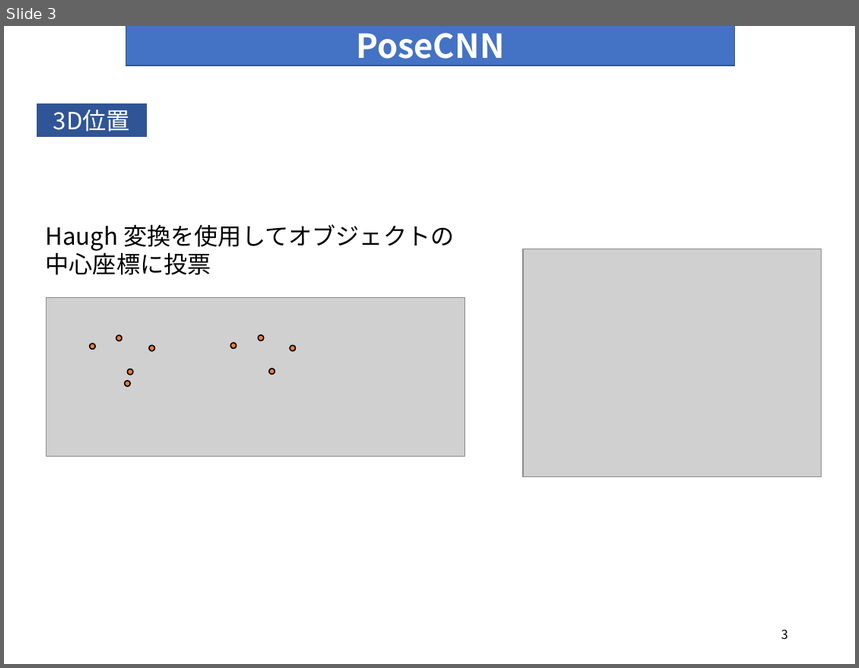
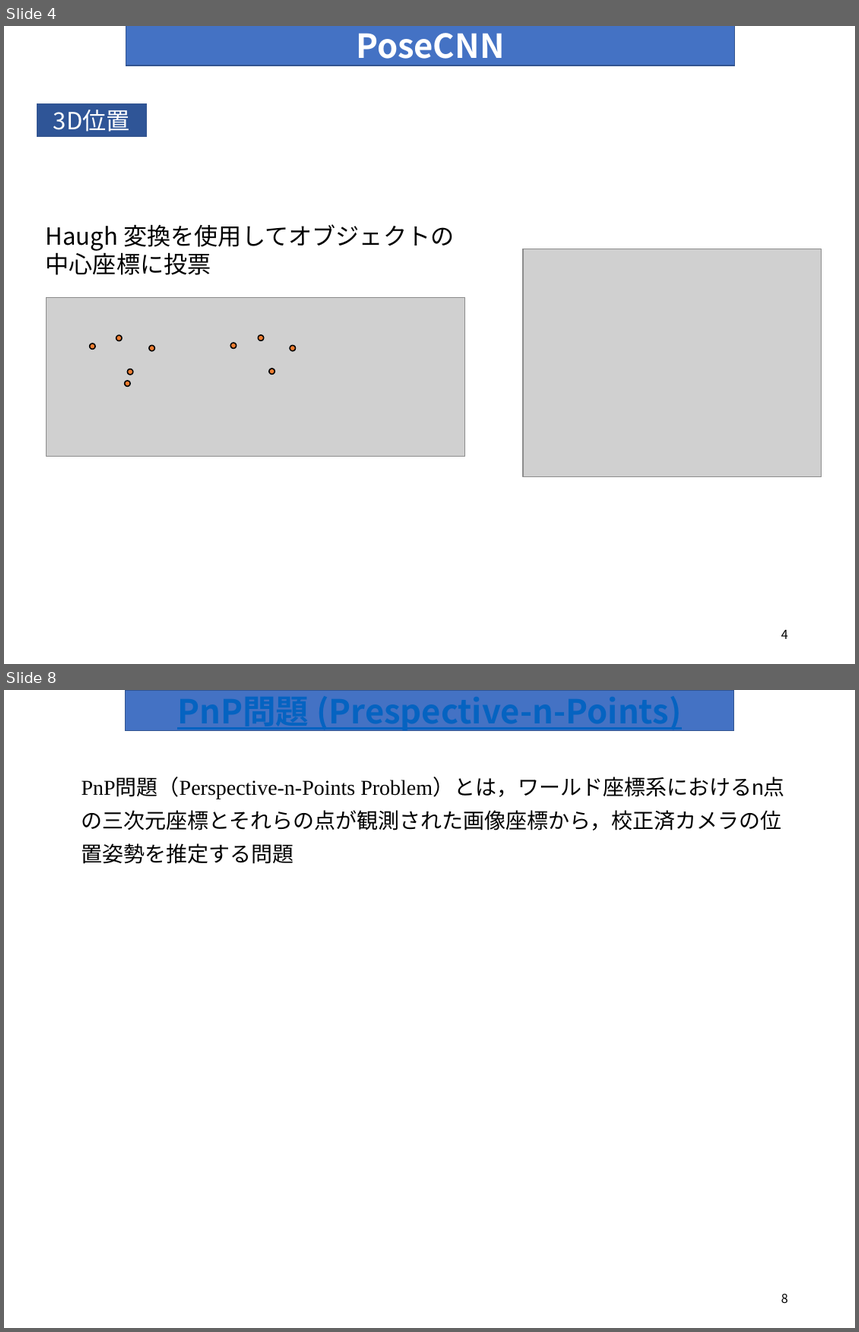
Before and after one commit to rurusasu/Diary, a slide deck: 報告会_パワポ/20210511/2021_0511.pptx. Shown one above the other, each under a label of ours: slide 3 before the commit, slides 4 and 8 after it; the slides between them are not shown. The pictures are 859x668 and 859x1332 pixels, drawn with LibreOffice and Linux fonts; fonts in the diff are those of the drawing; grey boxes stand for pictures. Boxes give left, top, right and bottom in pixels: in the first picture for what was removed or moved away, otherwise in the second. Text is boxed around its words. In the diff, an @@ line names an element or a change of style, - is before the commit and + after.

```diff
--- a/報告会_パワポ/20210511/2021_0511.pptx
+++ b/報告会_パワポ/20210511/2021_0511.pptx
@@ slide 8 added at (x1=4, y1=690, x2=855, y2=1328), background #FFFFFF @@
@@ rectangle added at (x1=125, y1=690, x2=734, y2=731), fill #4472C4, outline #325491 1 pt, 28 pt, text #0563C1, bold, underline @@
+PnP問題 (Prespective-n-Points)
@@ text added at (x1=82, y1=779, x2=785, y2=864), 18 pt, text #000000 @@
+PnP問題（Perspective-n-Points Problem）とは，ワールド座標系におけるn点の三次元座標とそれらの点が観測された画像座標から，校正済カメラの位置姿勢を推定する問題
@@ page number added at (x1=781, y1=1294, x2=788, y2=1304), 10.5 pt, text #000000 @@
+8
@@ what was slide 3 is now slide 4 @@
@@ page number at (x1=781, y1=630, x2=788, y2=639): text changed @@
-3
+4
```
Also in this commit, not shown: 2 slides changed, 1 other slide added, 1 slide removed.
